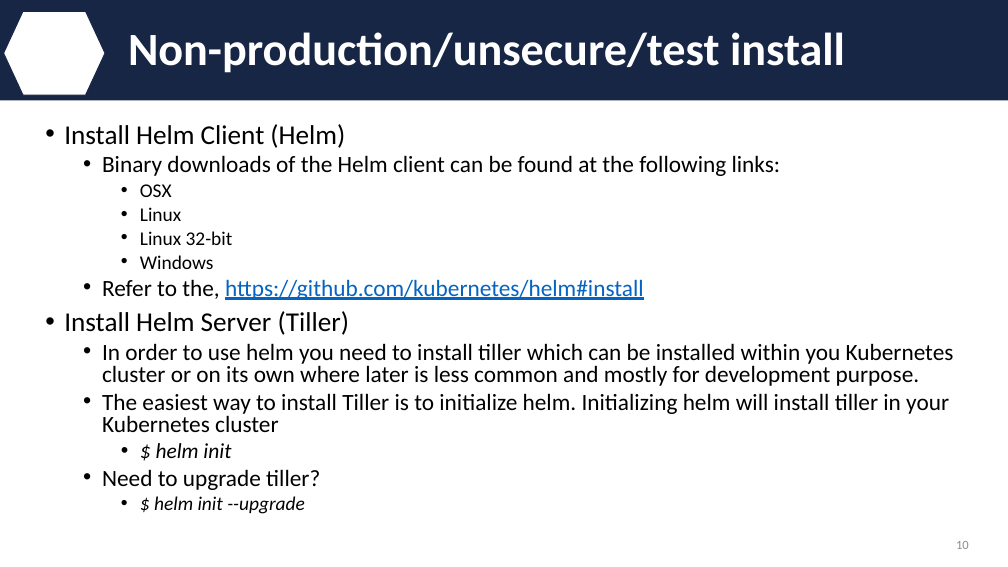
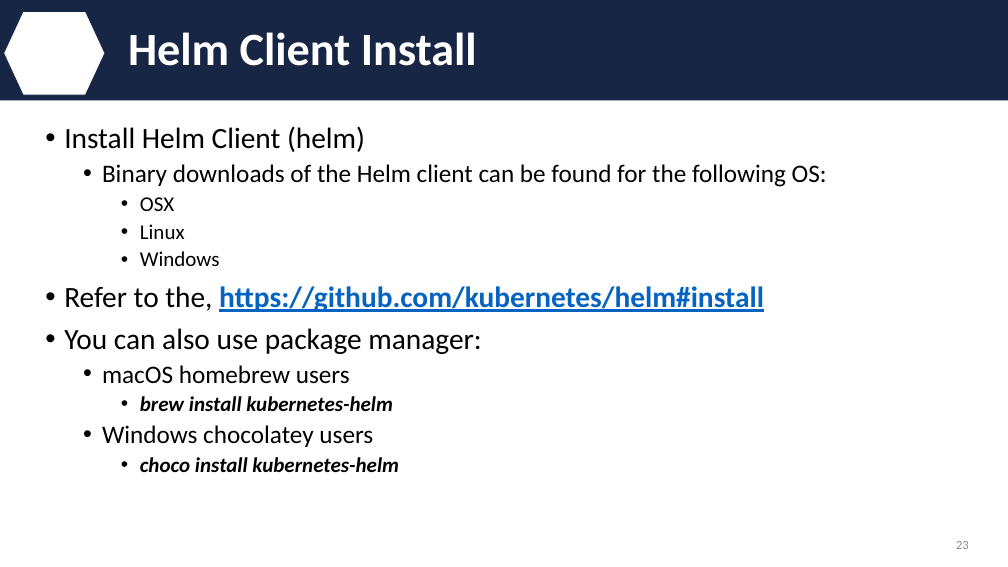
Before and after one commit to IBM/helm101, a slide deck: slide 23 of presentation/Helm.pptx (slide 10 before the commit). Drawn at 1008x567 pixels with LibreOffice and Linux fonts; fonts in the diff are those of the drawing; background and template pictures are left out. Boxes give left, top, right and bottom in pixels: in the first picture for what was removed or moved away, otherwise in the second. Text is boxed around its words. In the diff, an @@ line names an element or a change of style, - is before the commit and + after.

Commit message:
Updated presentation deck
Deck with a different flow and added content for Helm V3 changes.

```diff
--- a/presentation/Helm.pptx
+++ b/presentation/Helm.pptx
@@ title at <box>128,32,477,66</box>: text changed @@
-Non-production/unsecure/test install
+Helm Client Install
@@ text at <box>64,126,827,187</box>: text changed; size 22.2 to 24 pt @@
-• Install Helm Client (Helm)
-  • Binary downloads of the Helm client can be found at the following links:
+• Install Helm Client (helm)
+  • Binary downloads of the Helm client can be found for the following OS:
@@ text at <box>64,197,764,312</box>: size 18.5 to 20 pt in "OSX", "Linux", "Windows"; size 22.2 to 28 pt in "Refer to the, https://github.com/kubernetes/helm#install"; bold on in "https://github.com/kubernetes/helm#install"; line spacing 0.8 to 0.9; list level 2 to 1 in "Refer to the, https://github.com/kubernetes/helm#install" @@
@@ text at <box>140,231,233,245</box>: paragraph removed @@
-    • Linux 32-bit
@@ text at <box>64,328,481,472</box>: text changed; size 22.2 to 20 pt @@
-• Install Helm Server (Tiller)
-  • In order to use helm you need to install tiller which can be installed within you Kubernetes cluster or on its own where later is less common and mostly for development purpose.
-  • The easiest way to install Tiller is to initialize helm. Initializing helm will install tiller in your Kubernetes cluster
-    • $ helm init
-  • Need to upgrade tiller?
-    • $ helm init --upgrade
+• You can also use package manager:
+  • macOS homebrew users
+    • brew install kubernetes-helm
+  • Windows chocolatey users
+    • choco install kubernetes-helm
@@ page number at <box>956,541,969,549</box>: text changed @@
-10
+23
```
Also in this commit, not shown: 15 other slides changed, 28 slides added, 2 slides removed.
